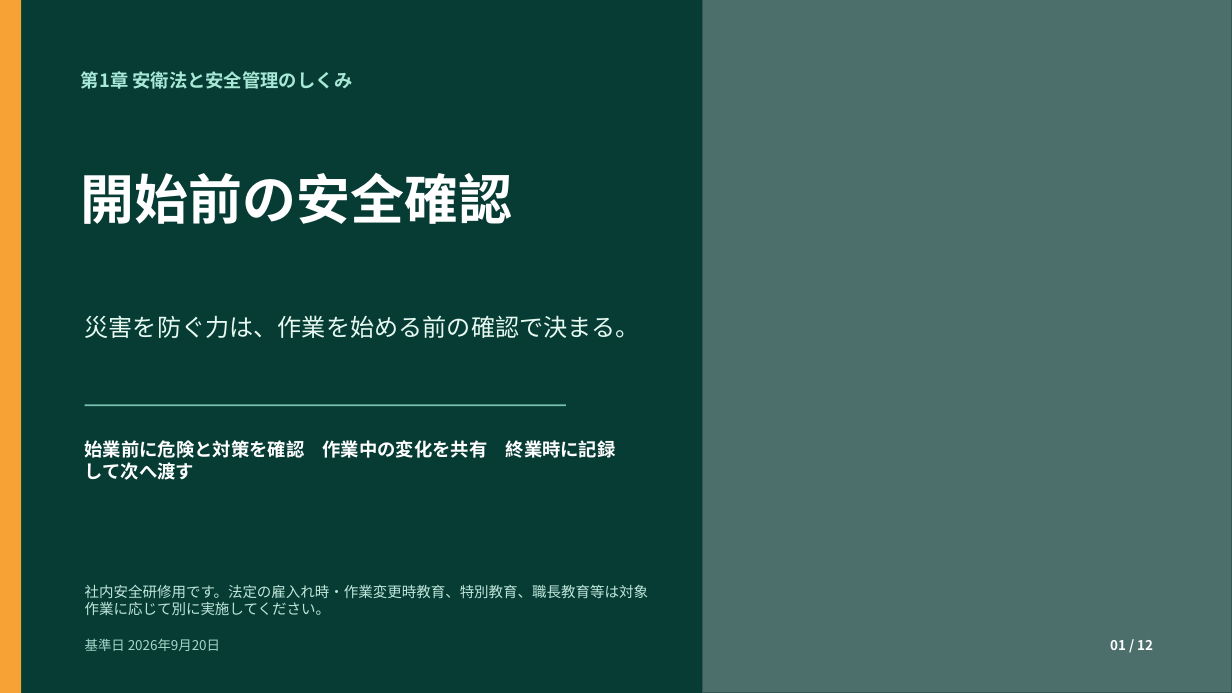
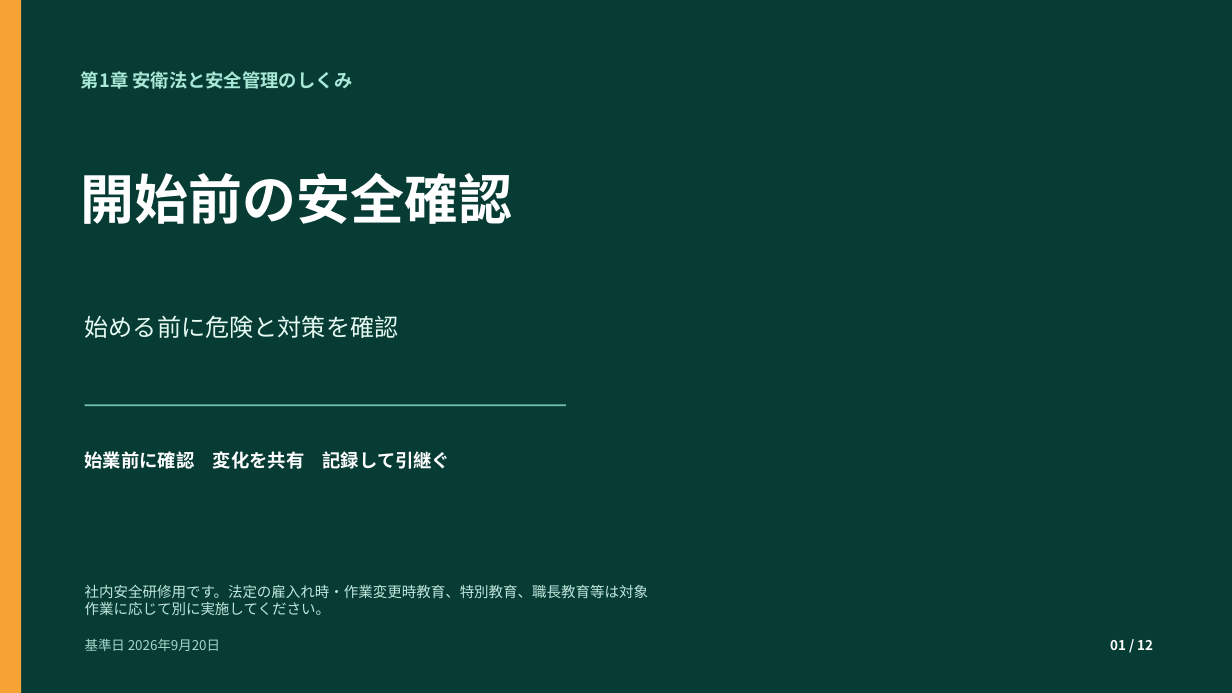
Before and after one commit to kameking-lab/safe-ai-site, a slide deck: slide 1 of web/public/training/safety-seminars/safety-management-basics-osh-law/downloads/safety-management-basics-osh-law-training.pptx. Drawn at 1232x693 pixels with LibreOffice and Linux fonts; fonts in the diff are those of the drawing; grey boxes stand for pictures; background and template pictures are left out. Boxes give left, top, right and bottom in pixels: in the first picture for what was removed or moved away, otherwise in the second. Text is boxed around its words. In the diff, an @@ line names an element or a change of style, - is before the commit and + after.

```diff
--- a/web/public/training/safety-seminars/safety-management-basics-osh-law/downloads/safety-management-basics-osh-law-training.pptx
+++ b/web/public/training/safety-seminars/safety-management-basics-osh-law/downloads/safety-management-basics-osh-law-training.pptx
@@ picture removed at box(702, 0, 1232, 693) @@
@@ text at box(85, 315, 399, 338): text changed @@
-災害を防ぐ力は、作業を始める前の確認で決まる。
+始める前に危険と対策を確認
@@ text at box(85, 451, 451, 469): text changed @@
-始業前に危険と対策を確認 作業中の変化を共有 終業時に記録して次へ渡す
+始業前に確認 変化を共有 記録して引継ぐ
```
Also in this commit, not shown: 11 other slides changed, 14 other files.
